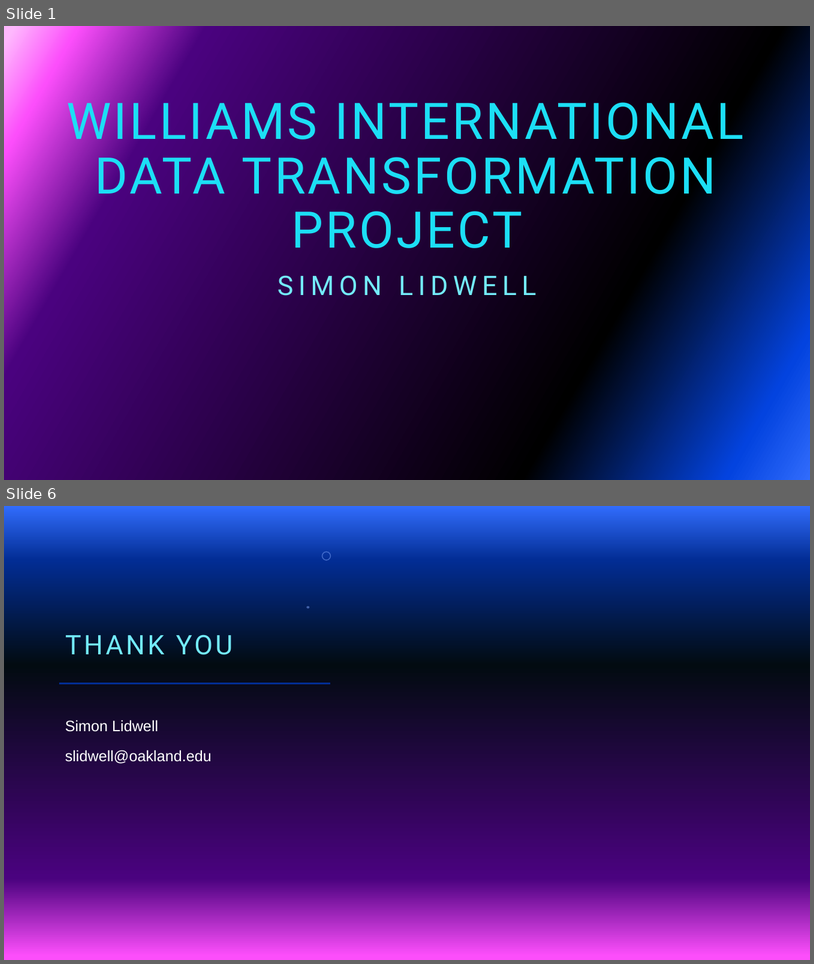
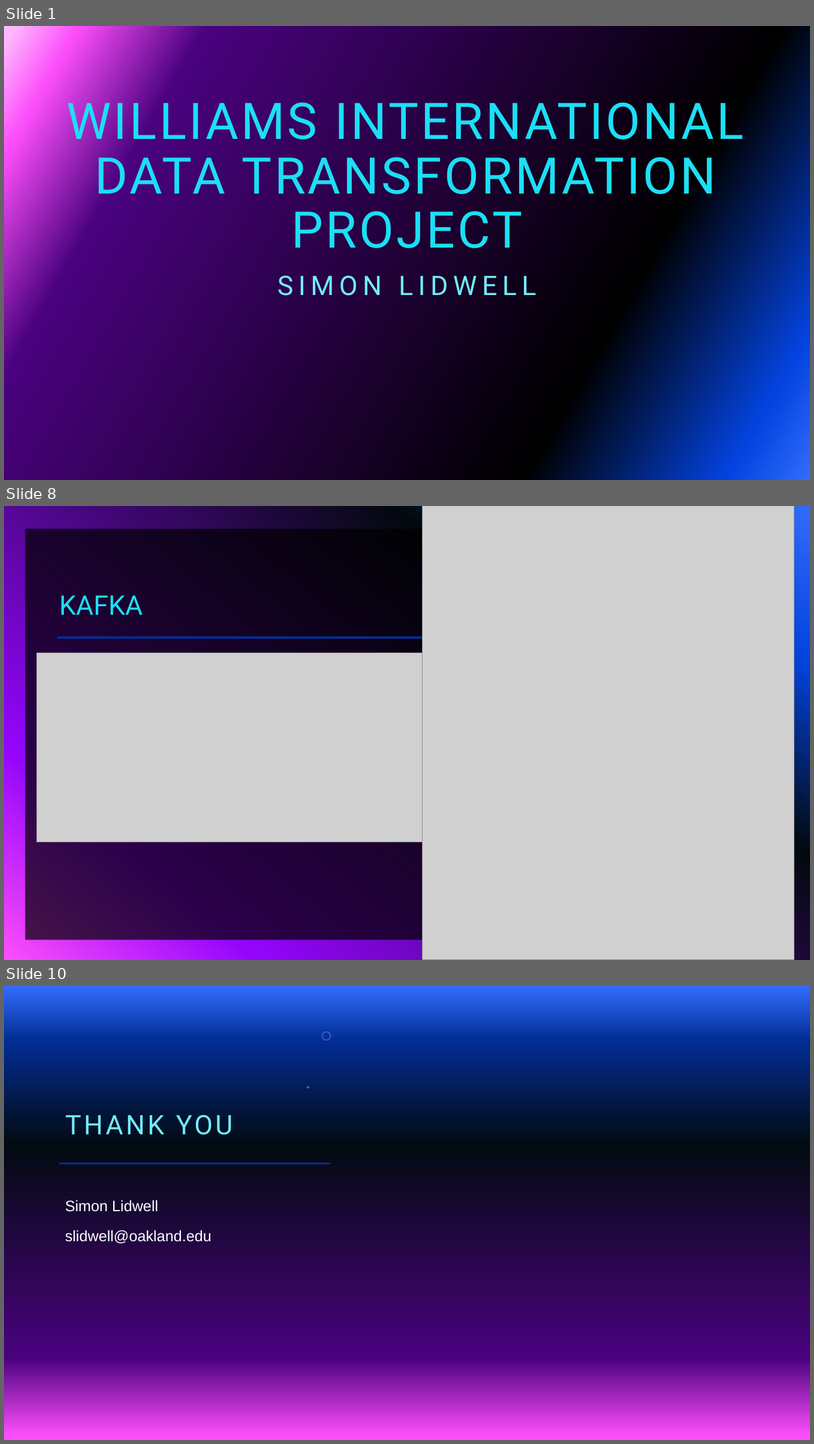
Before and after one commit to slidwell44/MIS6940_finalProject, a slide deck: docs/powerpoint/Technical - WI Data Lake.pptx. Shown one above the other, each under a label of ours: slides 1 and 6 before the commit, slides 1, 8 and 10 after it; the slides between them are not shown. The pictures are 814x964 and 814x1444 pixels, drawn with LibreOffice and Linux fonts; fonts in the diff are those of the drawing; grey boxes stand for pictures; background and template pictures are left out. Boxes give left, top, right and bottom in pixels: in the first picture for what was removed or moved away, otherwise in the second. Text is boxed around its words. In the diff, an @@ line names an element or a change of style, - is before the commit and + after.

```diff
--- a/docs/powerpoint/Technical - WI Data Lake.pptx
+++ b/docs/powerpoint/Technical - WI Data Lake.pptx
@@ slide 8 added at bbox=[4, 506, 810, 960], background gradient #316CFC to #0343DF to #02090E to #9405FC to #FC4EFB @@
@@ picture added at bbox=[423, 506, 795, 960] @@
@@ rectangle added at bbox=[25, 529, 789, 940], fill #000000 at 70% opacity @@
@@ title added at bbox=[59, 595, 143, 615], 32 pt, text #1CDFF5 @@
+KAFKA
@@ line added from (57, 638) to (755, 638), #9405FC 2 pt @@
@@ line added from (57, 637) to (748, 637), #9405FC 2 pt @@
@@ picture added at bbox=[36, 653, 438, 842] @@
@@ what was slide 6 is now slide 10 @@
```
Also in this commit, not shown: 1 slide changed, 6 other slides added, 3 slides removed.
